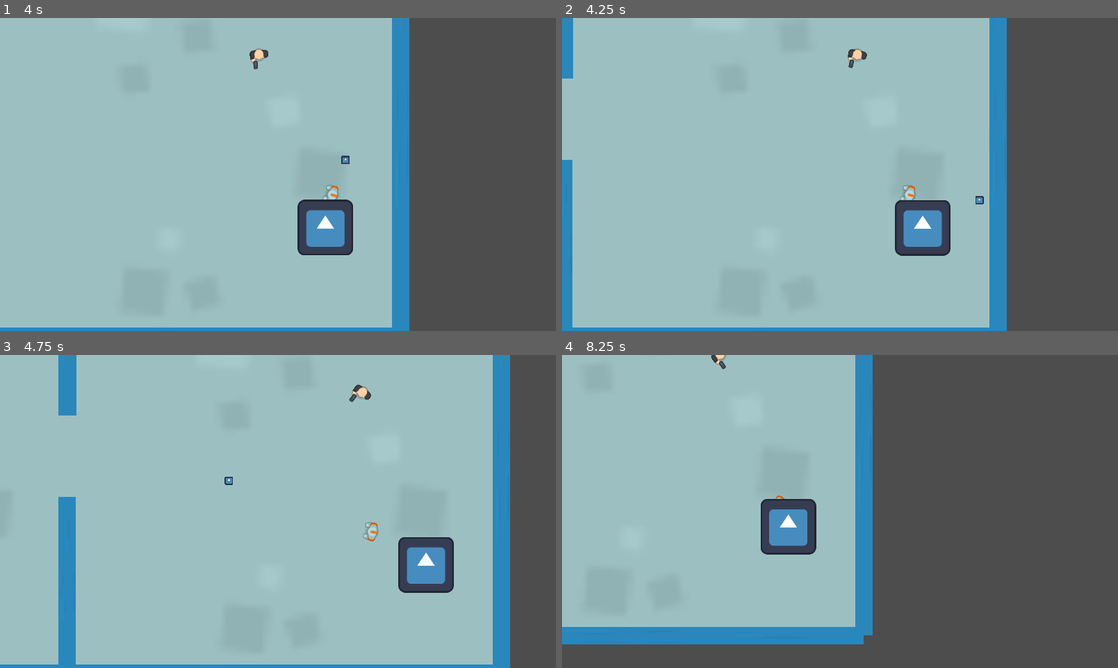
Above: before the commit, frames 1-4 (two rows, left to right).
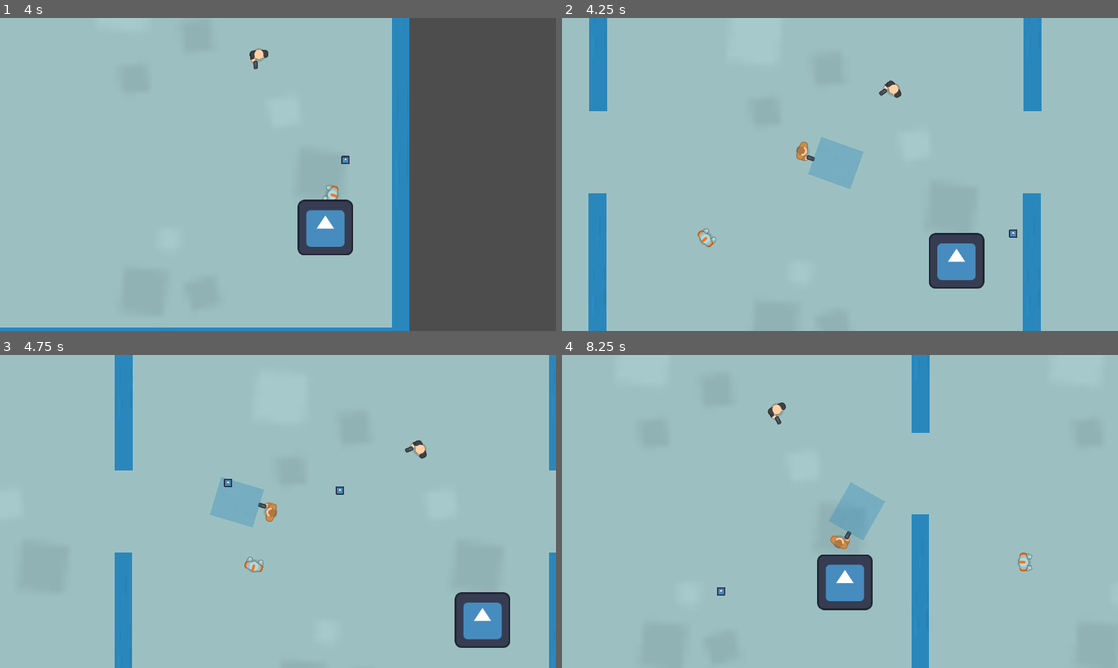
Above: after the commit, the same moments.

Repository: dmq262/Shadow-Stallion
Game: Godot game, scene res://scenes/main.tscn
Two runs of this game, one before a commit and one after it. Both use one fixed random seed, a clock stepped at 60 frames per second and the inputs below. The engine's default icon, where the game draws it, is replaced by a stand-in: a white triangle on a blue panel in a dark square. Sound files missing from this copy of the repository are replaced by a short silence.
Inputs (mouse positions are in pixels of both pictures, inside the frame that each line leads up to):
- Up to frame 1 (4 s): move the mouse to (400, 158) at 0.52 s; hold D (move_right) 0.53-1.28 s; right-click (400, 158) at 0.6 s; move the mouse to (166, 190) at 1.27 s; hold S (move_down) 1.28-2.03 s; tap Shift (dash) at 1.35, 3.6 s; move the mouse to (333, 105) at 2.02 s; hold D (move_right) 2.03-2.78 s; click (333, 105) at 2.1 s; move the mouse to (250, 237) at 2.77 s; hold W (move_up) 2.78-3.53 s; right-click (250, 237) at 2.85 s; move the mouse to (444, 221) at 3.52 s; hold A (move_left) from 3.53 s (still down)
- Up to frame 2 (4.25 s): keep holding A (move_left); tap R (restart, bound only after the commit) at 4.15 s
- Up to frame 3 (4.75 s): keep holding A (move_left); move the mouse to (111, 464) at 4.27 s; click (111, 464) at 4.35 s
- Up to frame 4 (8.25 s): move the mouse to (867, 511) at 5.02 s; release A (move_left) at 5.03 s; hold S (move_down) 5.03-5.78 s; right-click (867, 511) at 5.1 s; move the mouse to (756, 433) at 5.77 s; hold D (move_right) 5.78-6.53 s; tap Shift (dash) at 5.85, 8.1 s; move the mouse to (962, 495) at 6.52 s; hold W (move_up) 6.53-7.28 s; click (962, 495) at 6.6 s; move the mouse to (728, 527) at 7.27 s; hold D (move_right) 7.28-8.03 s; right-click (728, 527) at 7.35 s; move the mouse to (895, 442) at 8.02 s; hold S (move_down) from 8.03 s (still down)

Frame 1 is identical in both runs. In frame 2, 32% of the frame differs, in the area x 0-100%, y 0-100%; in frame 3, 22%; in frame 4, 58%.

Commit message:
Added temporary restart mechanic

Diff:
--- a/project.godot
+++ b/project.godot
@@ -58,6 +58,11 @@
 "events": [Object(InputEventMouseButton,"resource_local_to_scene":false,"resource_name":"","device":-1,"window_id":0,"a …(257 unchanged characters)…
 ]
 }
+restart={
+"deadzone": 0.5,
+"events": [Object(InputEventKey,"resource_local_to_scene":false,"resource_name":"","device":-1,"window_id":0,"alt_pressed":false,"shift_pressed":false,"ctrl_pressed":false,"meta_pressed":false,"pressed":false,"keycode":0,"physical_keycode":82,"key_label":0,"unicode":114,"echo":false,"script":null)
+]
+}
 
 [rendering]
 
--- a/scenes/main.gd
+++ b/scenes/main.gd
@@ -7,7 +7,15 @@
 
 # Called every frame. 'delta' is the elapsed time since the previous frame.
 func _process(delta):
-	pass
+	if Input.is_action_just_pressed("restart"):
+		for wall in get_tree().get_nodes_in_group('wall'):
+			wall.queue_free()
+		for room in get_tree().get_nodes_in_group('room'):
+			room.queue_free()
+		$player.health = 100
+		$player.show()
+		$player.global_position = Vector2(0, 0)
+		game_start()
 
 func game_start():
 	$music.play()
--- a/scenes/room_1.tscn
+++ b/scenes/room_1.tscn
@@ -8,7 +8,7 @@
 [sub_resource type="RectangleShape2D" id="RectangleShape2D_47gnu"]
 size = Vector2(953, 950)
 
-[node name="room_1" type="Area2D"]
+[node name="room_1" type="Area2D" groups=["room"]]
 script = ExtResource("1_mlc48")
 
 [node name="Sprite2D" type="Sprite2D" parent="."]
